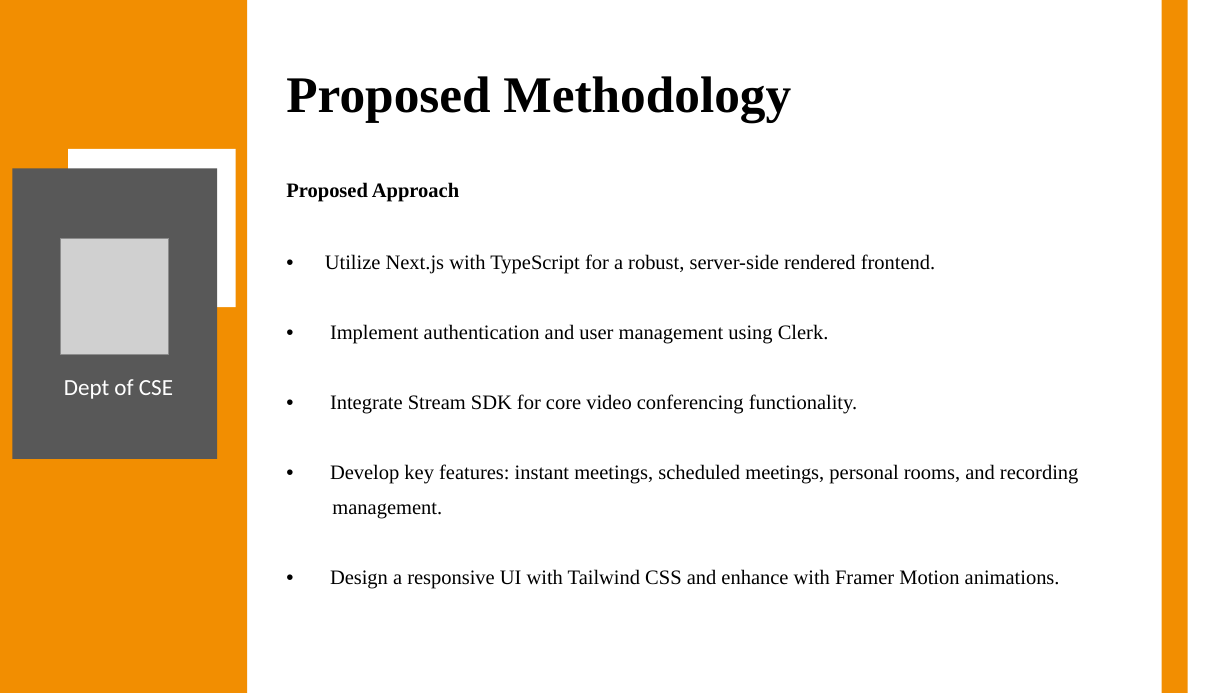
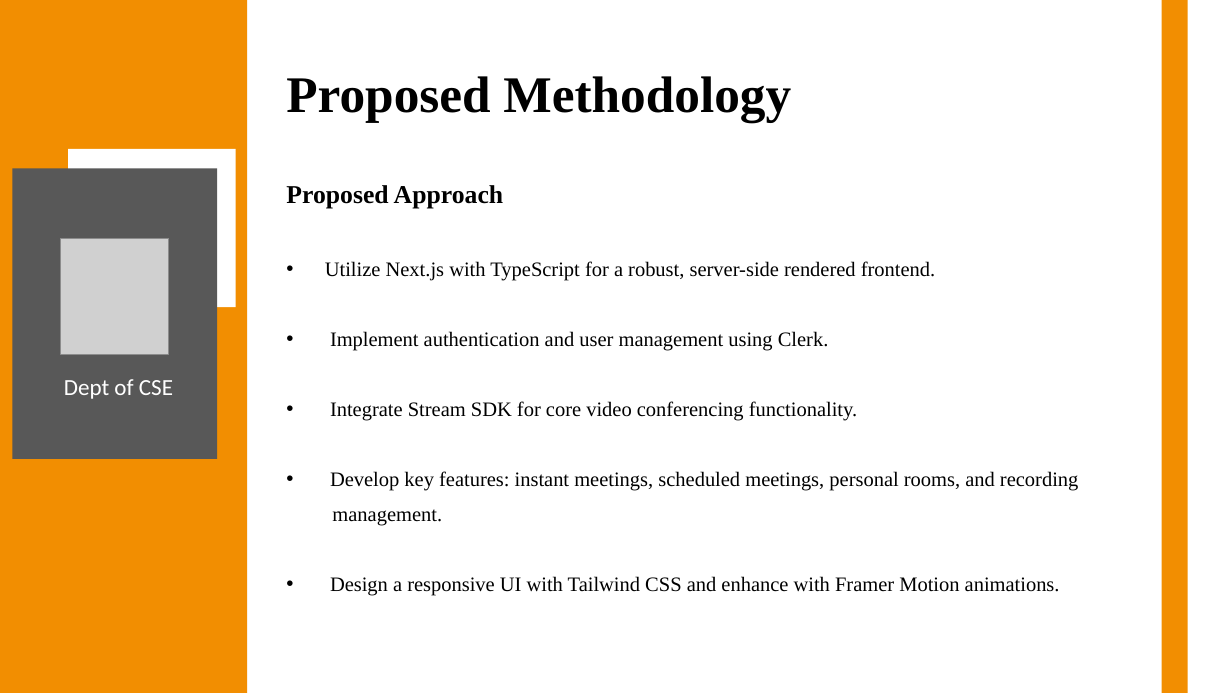
Before and after one commit to Anish202020/7th-Semester, a slide deck: slide 7 of Report & PPT/Project Work/Ppt/Callify Synopsis.pptx. Drawn at 1232x693 pixels with LibreOffice and Linux fonts; fonts in the diff are those of the drawing; grey boxes stand for pictures. Boxes give left, top, right and bottom in pixels: in the first picture for what was removed or moved away, otherwise in the second. Text is boxed around its words. In the diff, an @@ line names an element or a change of style, - is before the commit and + after.

```diff
--- a/Report & PPT/Project Work/Ppt/Callify Synopsis.pptx
+++ b/Report & PPT/Project Work/Ppt/Callify Synopsis.pptx
@@ text at bbox=[286, 185, 503, 208]: size 16 to 20 pt in "Proposed Approach" @@
```
Also in this commit, not shown: 12 other slides changed, 1 slide added.
